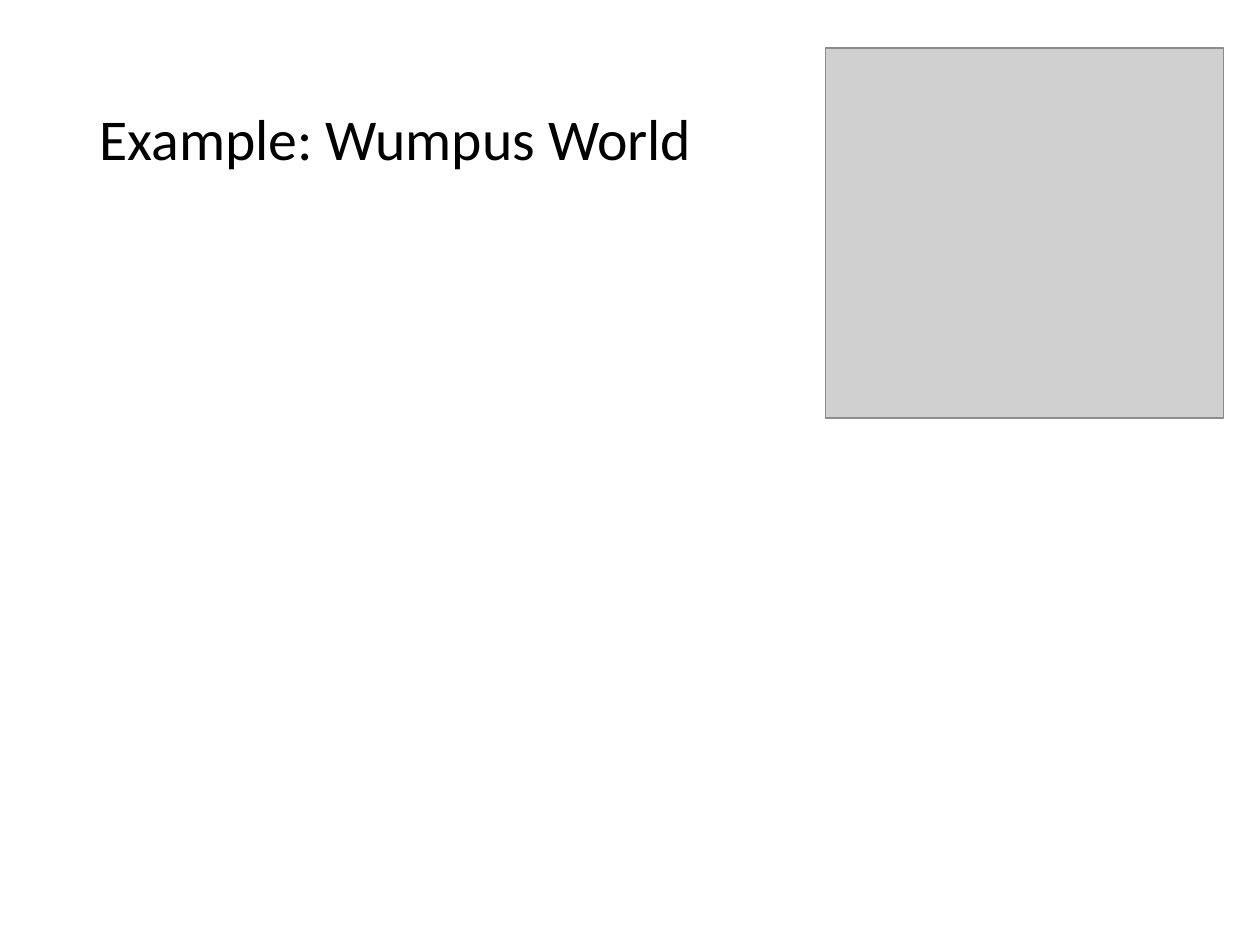
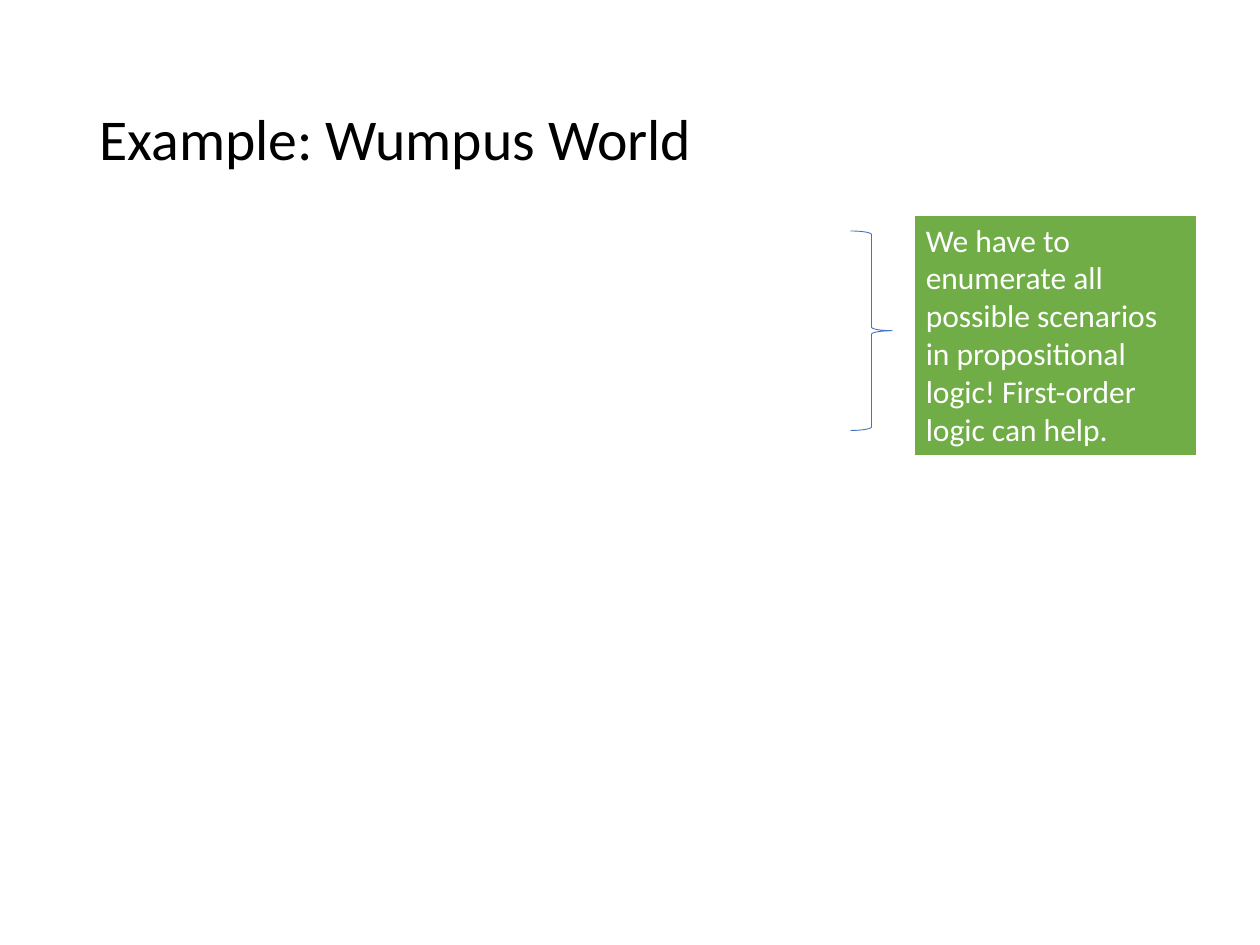
Before and after one commit to mhahsler/CS7320-AI, a slide deck: slide 24 of slides/07_knowledge-based.pptx. Drawn at 1260x945 pixels with LibreOffice and Linux fonts; fonts in the diff are those of the drawing; grey boxes stand for pictures. Boxes give left, top, right and bottom in pixels: in the first picture for what was removed or moved away, otherwise in the second. Text is boxed around its words. In the diff, an @@ line names an element or a change of style, - is before the commit and + after.

```diff
--- a/slides/07_knowledge-based.pptx
+++ b/slides/07_knowledge-based.pptx
@@ picture removed at <box>825,48,1223,418</box> @@
@@ right brace added at <box>850,231,892,430</box>, outline #4472C4 0.5 pt @@
@@ rectangle added at <box>914,214,1198,456</box>, fill #70AD47, outline #FFFFFF 1.5 pt, 18 pt, text #FFFFFF @@
+We have to enumerate all possible scenarios in propositional logic! First-order logic can help.
```
Also in this commit, not shown: 13 other slides changed, 1 other file.
